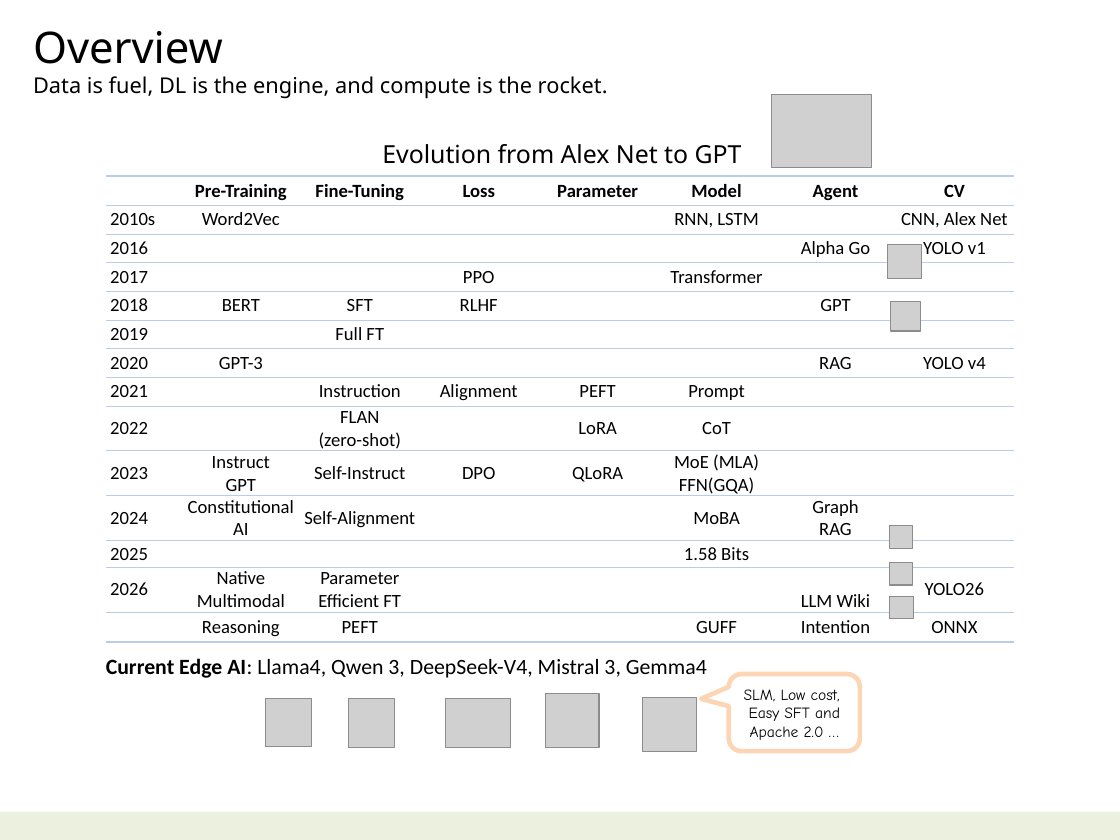
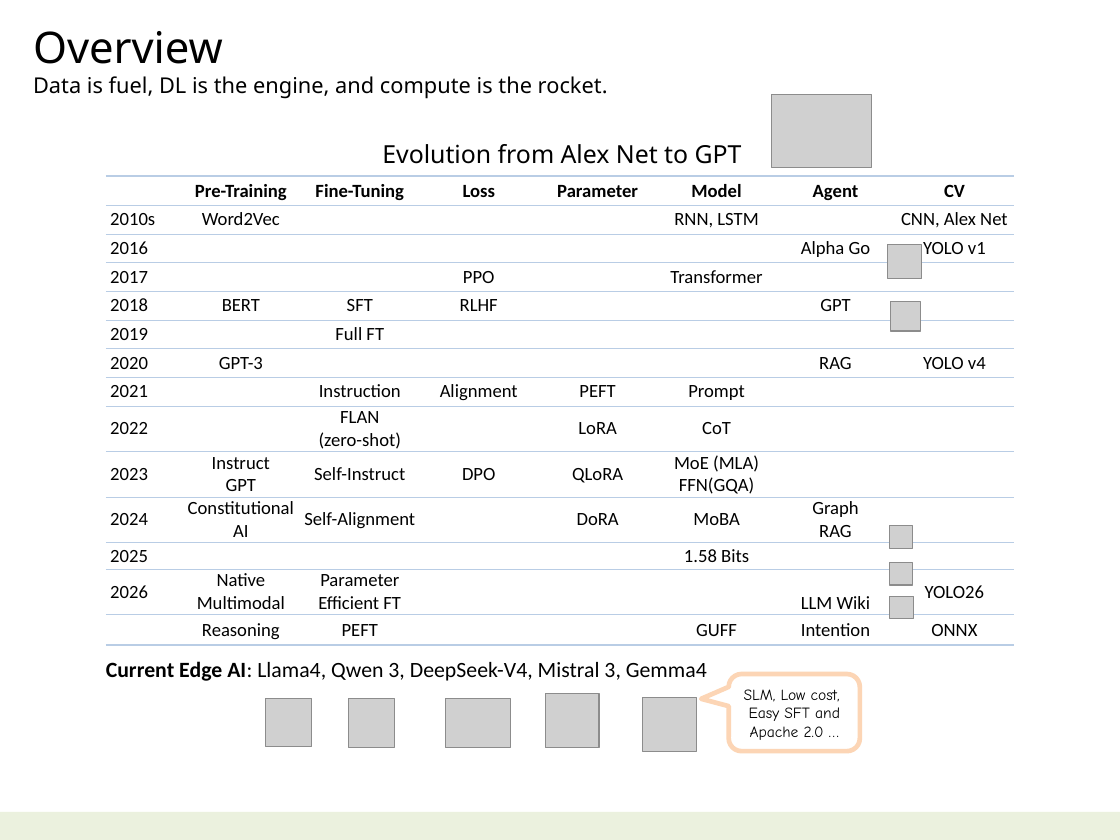
Before and after one commit to navibator/crazy-ai, a slide deck: slide 4 of ai.pptx. Drawn at 1120x840 pixels with LibreOffice and Linux fonts; fonts in the diff are those of the drawing; grey boxes stand for pictures. Boxes give left, top, right and bottom in pixels: in the first picture for what was removed or moved away, otherwise in the second. Text is boxed around its words. In the diff, an @@ line names an element or a change of style, - is before the commit and + after.

```diff
--- a/ai.pptx
+++ b/ai.pptx
@@ table at [105, 131, 1012, 685] @@
-row 12, column 5: 
+row 12, column 5: DoRA
```
Also in this commit, not shown: 1 other file.
